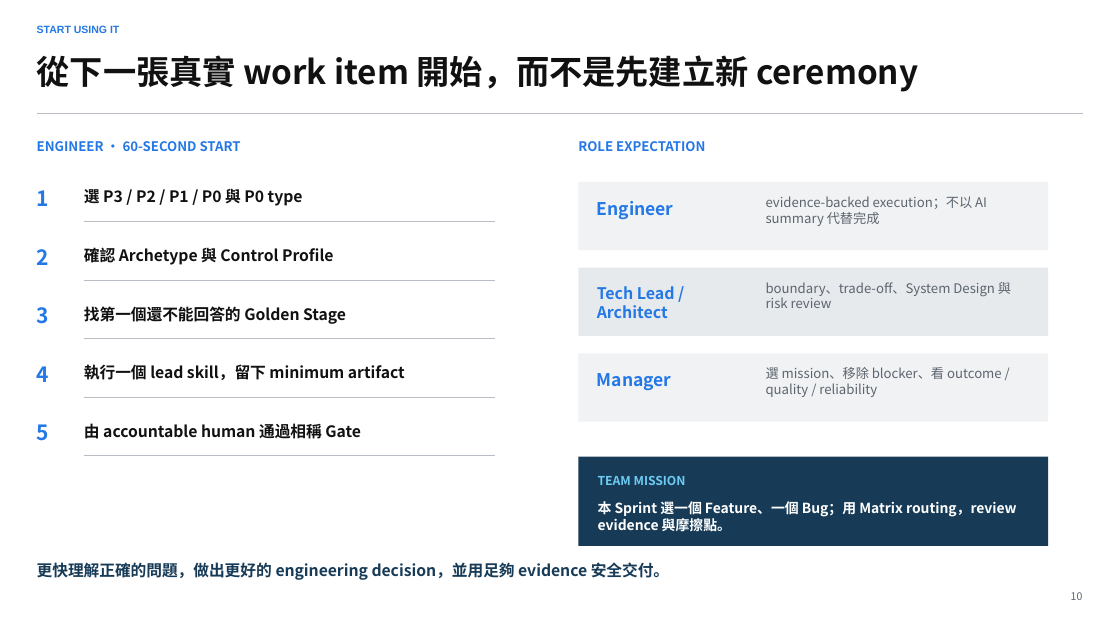
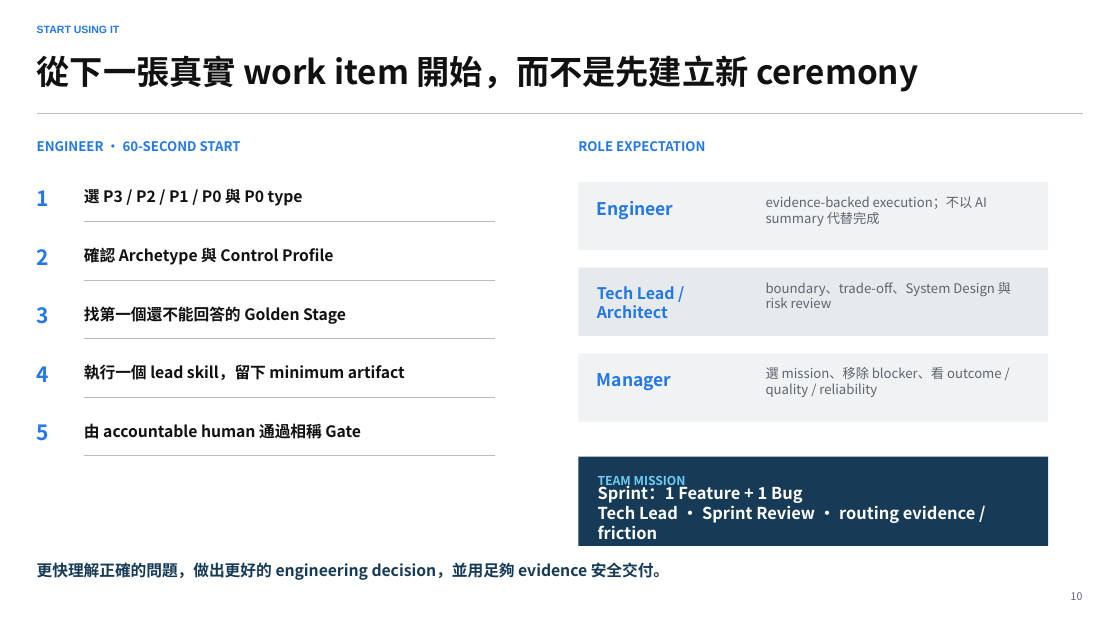
Before and after one commit to yschiang/ai_engineering, a slide deck: slide 10 of presentation/06_Training_Presentation.pptx. Drawn at 1120x630 pixels with LibreOffice and Linux fonts; fonts in the diff are those of the drawing. Boxes give left, top, right and bottom in pixels: in the first picture for what was removed or moved away, otherwise in the second. Text is boxed around its words. In the diff, an @@ line names an element or a change of style, - is before the commit and + after.

```diff
--- a/presentation/06_Training_Presentation.pptx
+++ b/presentation/06_Training_Presentation.pptx
@@ text at [598, 482, 976, 539]: text changed; size 11.9 to 14.2 pt @@
-本 Sprint 選一個 Feature、一個 Bug；用 Matrix routing，review evidence 與摩擦點。
+Sprint：1 Feature + 1 Bug
+Tech Lead · Sprint Review · routing evidence / friction
```
Also in this commit, not shown: 4 other slides changed.
